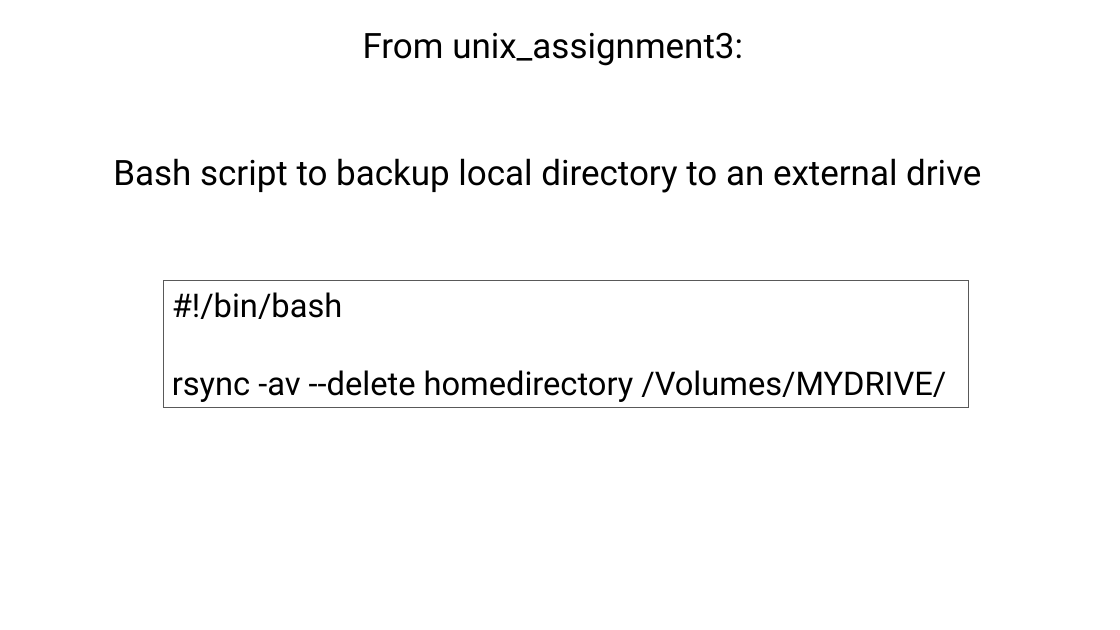
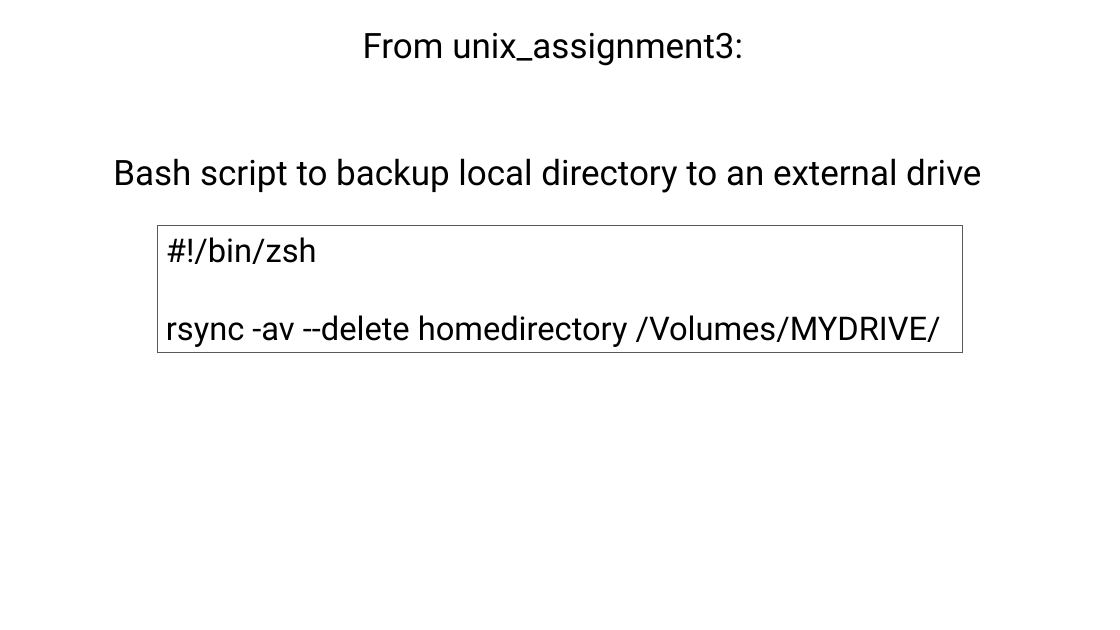
Before and after one commit to tparchman/F25_BIOL792, a slide deck: slide 3 of week4_unixIV/week4.pptx. Drawn at 1120x630 pixels with LibreOffice and Linux fonts; fonts in the diff are those of the drawing. Boxes give left, top, right and bottom in pixels: in the first picture for what was removed or moved away, otherwise in the second. Text is boxed around its words. In the diff, an @@ line names an element or a change of style, - is before the commit and + after.

```diff
--- a/week4_unixIV/week4.pptx
+++ b/week4_unixIV/week4.pptx
@@ rectangle "#!/bin/zsh": place and size @@
-rectangle "#!/bin/zsh" at box(164, 281, 969, 408)
+rectangle "#!/bin/zsh" at box(158, 225, 963, 352)
@@ text in rectangle at box(166, 237, 317, 264): text changed @@
-#!/bin/bash
+#!/bin/zsh
```
Also in this commit, not shown: 7 other slides changed, 1 slide added, 3 slides removed, 5 other files.
